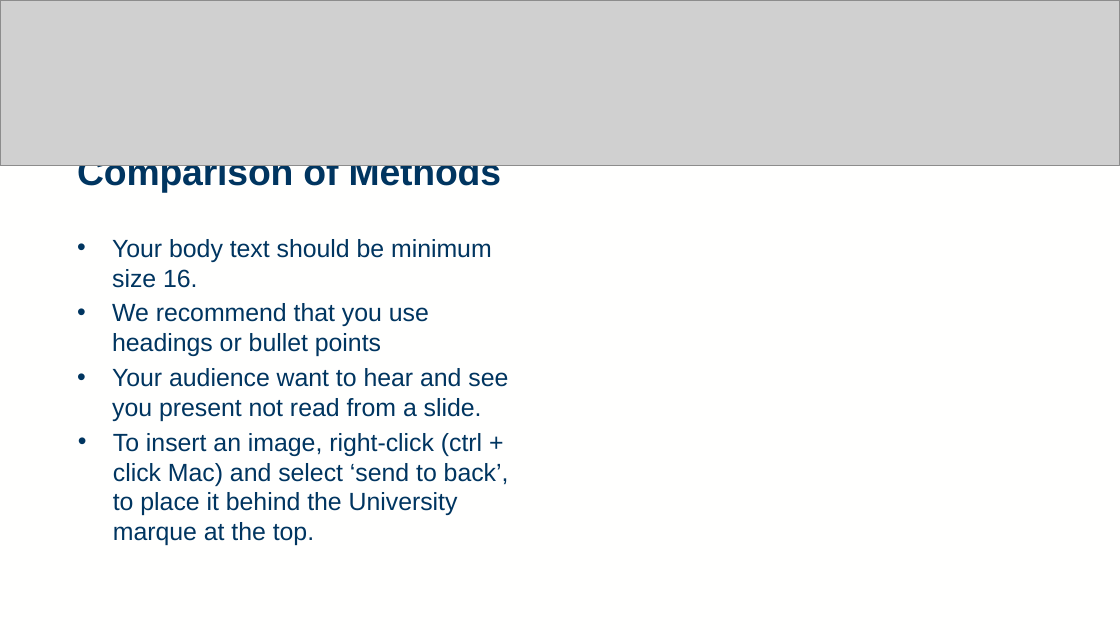
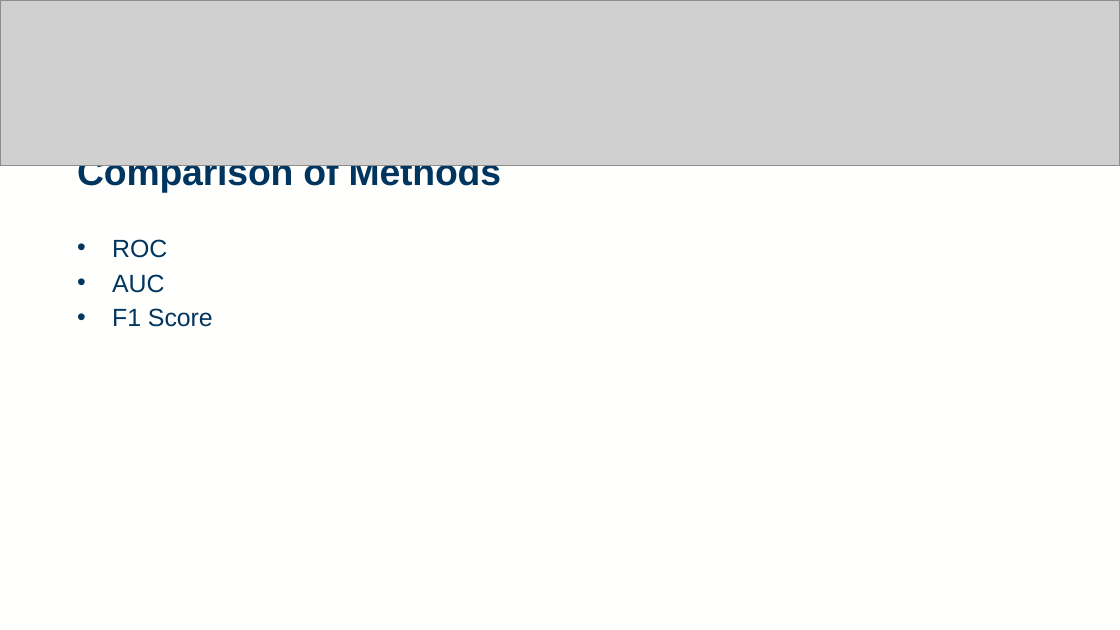
Before and after one commit to rtedwards/ARDS-classification, a slide deck: slide 12 of viva/viva_2416963E.pptx (slide 11 before the commit). Drawn at 1120x630 pixels with LibreOffice and Linux fonts; fonts in the diff are those of the drawing; grey boxes stand for pictures. Boxes give left, top, right and bottom in pixels: in the first picture for what was removed or moved away, otherwise in the second. Text is boxed around its words. In the diff, an @@ line names an element or a change of style, - is before the commit and + after.

```diff
--- a/viva/viva_2416963E.pptx
+++ b/viva/viva_2416963E.pptx
@@ text at [112, 239, 213, 327]: text changed @@
-• Your body text should be minimum size 16.
-• We recommend that you use headings or bullet points
-• Your audience want to hear and see you present not read from a slide.
-• To insert an image, right-click (ctrl + click Mac) and select ‘send to back’, to place it behind the University marque at the top.
+• ROC
+• AUC
+• F1 Score
```
Also in this commit, not shown: 2 other slides changed, 1 slide added, 8 other files.
